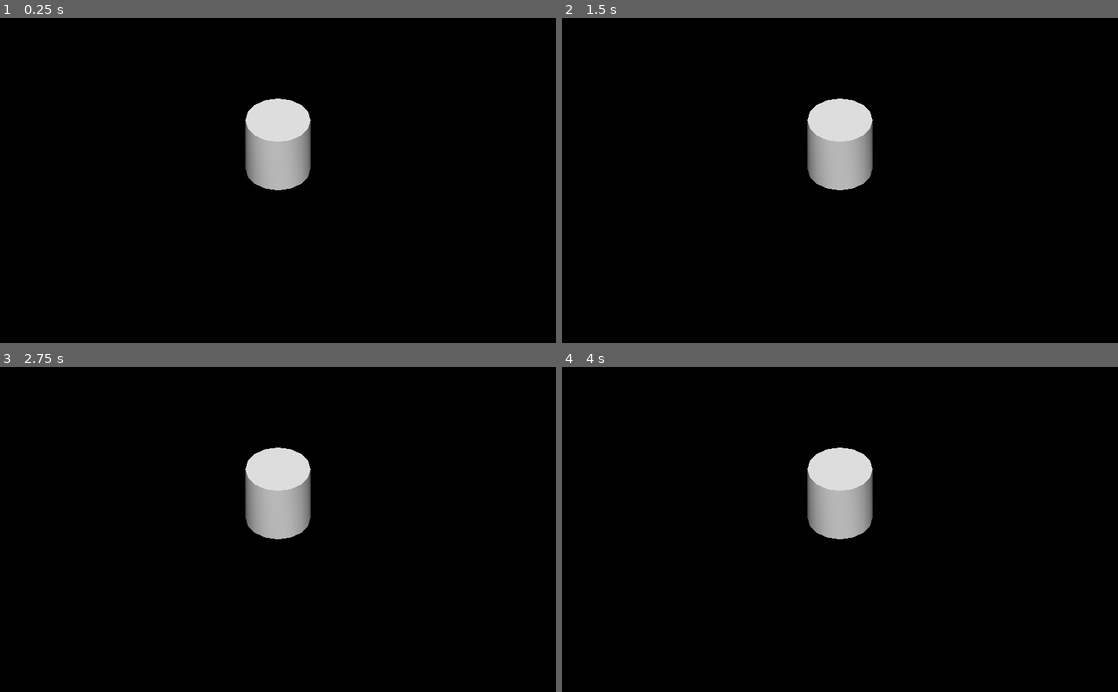
Above: before the commit, frames 1-4 (two rows, left to right).
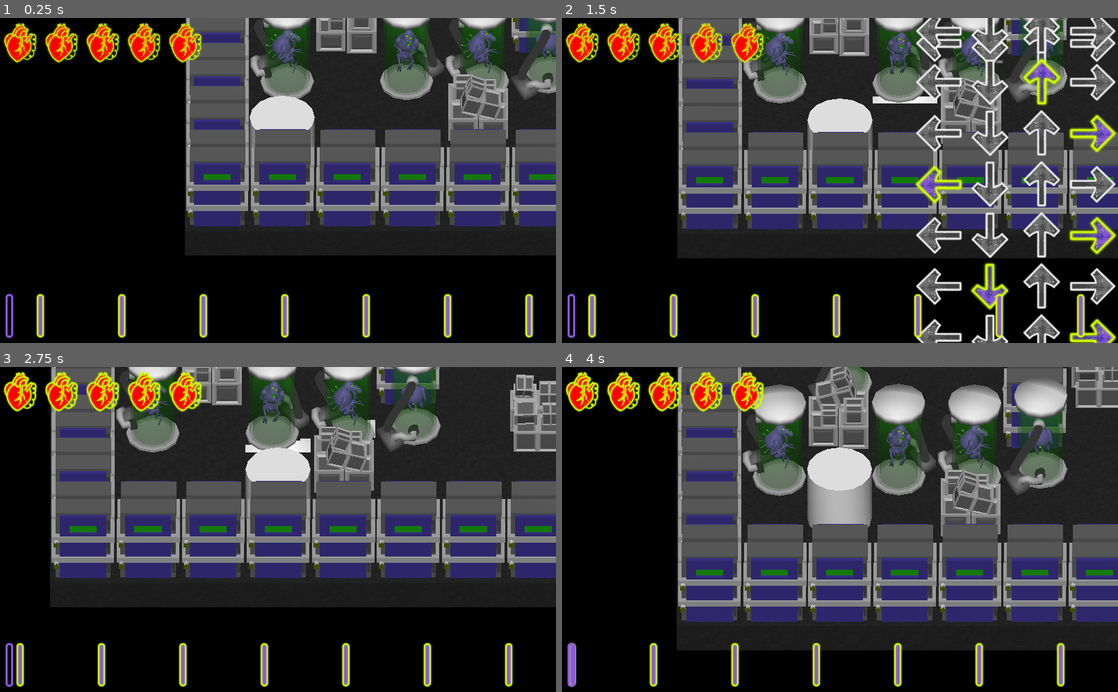
Above: after the commit, the same moments.

Repository: Sprotex/ldjam48
Game: Godot game, scene res://Root.tscn
Two runs of this game, one before a commit and one after it. Both use one fixed random seed, a clock stepped at 60 frames per second and the inputs below. Before the commit the project has no main scene; this scene is started directly in both runs.
Inputs:
- Up to frame 1 (0.25 s): no input
- Up to frame 2 (1.5 s): hold Right (ui_right) 0.53-1.28 s; tap Space (bomb) at 0.6 s; hold Down (ui_down) from 1.28 s (still down); tap P at 1.35 s
- Up to frame 3 (2.75 s): release Down (ui_down) at 2.03 s; hold Right (ui_right) from 2.03 s (still down); hold L from 2.03 s (still down)
- Up to frame 4 (4 s): release Right (ui_right) at 2.78 s; release L at 2.78 s; hold Up (ui_up) 2.78-3.53 s; tap M at 2.85 s; hold Left (ui_left) from 3.53 s (still down); tap Space (bomb) at 3.6 s

The runs differ from the first frame. In frame 1, 52% of the frame differs, in the area x 0-100%, y 0-99%; in frame 2, 64%; in frame 3, 68%; in frame 4, 70%.
Error before the commit: Attempt to call function 'connect' in base 'null instance' on a null instance. (res://Actor)
Error after the commit: Invalid type in function 'add_child' in base 'Spatial (Enviro.gd)'. Cannot convert argument 1 from int to Object. (res://Actor)

Commit message:
Revert "khfmhfc"
This reverts commit 4e72436a6ee424fefaa9c79ee57d7a28bef81807.

Diff:
--- a/project.godot
+++ b/project.godot
@@ -21,12 +21,19 @@
 [application]
 
 config/name="LDJAM48"
-run/main_scene="res://Andy.tscn"
-config/icon="res://icon.png"
+run/main_scene="res://Root.tscn"
+config/icon="res://UI/boom_boom_revolution.png"
 
 [autoload]
 
 Constants="*res://Autoload/Constants/Constants.tscn"
+BombOverlay="*res://Autoload/Bomb Overlay/Bomb Overlay.tscn"
+TickSynchronizer="*res://Autoload/Tick Synchronizer/Tick Synchronizer.tscn"
+LevelHandler="*res://Autoload/Level Handler/Level Handler.tscn"
+HealthUi="*res://Autoload/Health UI/Health UI.tscn"
+MarkerUi="*res://Autoload/Marker UI/Marker UI.tscn"
+WorldUpdater="*res://Autoload/World Updater/World Updater.tscn"
+EnviroAutoload="*res://Autoload/Enviro Autoload/Enviro Autoload.tscn"
 Music="*res://Autoload/MusicSystem/Music.tscn"
 
 [input]
@@ -62,6 +69,7 @@
 bomb={
 "deadzone": 0.5,
 "events": [ Object(InputEventKey,"resource_local_to_scene":false,"resource_name":"","device":0,"alt":false,"shift":false,"control":false,"meta":false,"command":false,"pressed":false,"scancode":32,"unicode":0,"echo":false,"script":null)
+, Object(InputEventJoypadButton,"resource_local_to_scene":false,"resource_name":"","device":0,"button_index":0,"pressure":0.0,"pressed":false,"script":null)
  ]
 }
 
